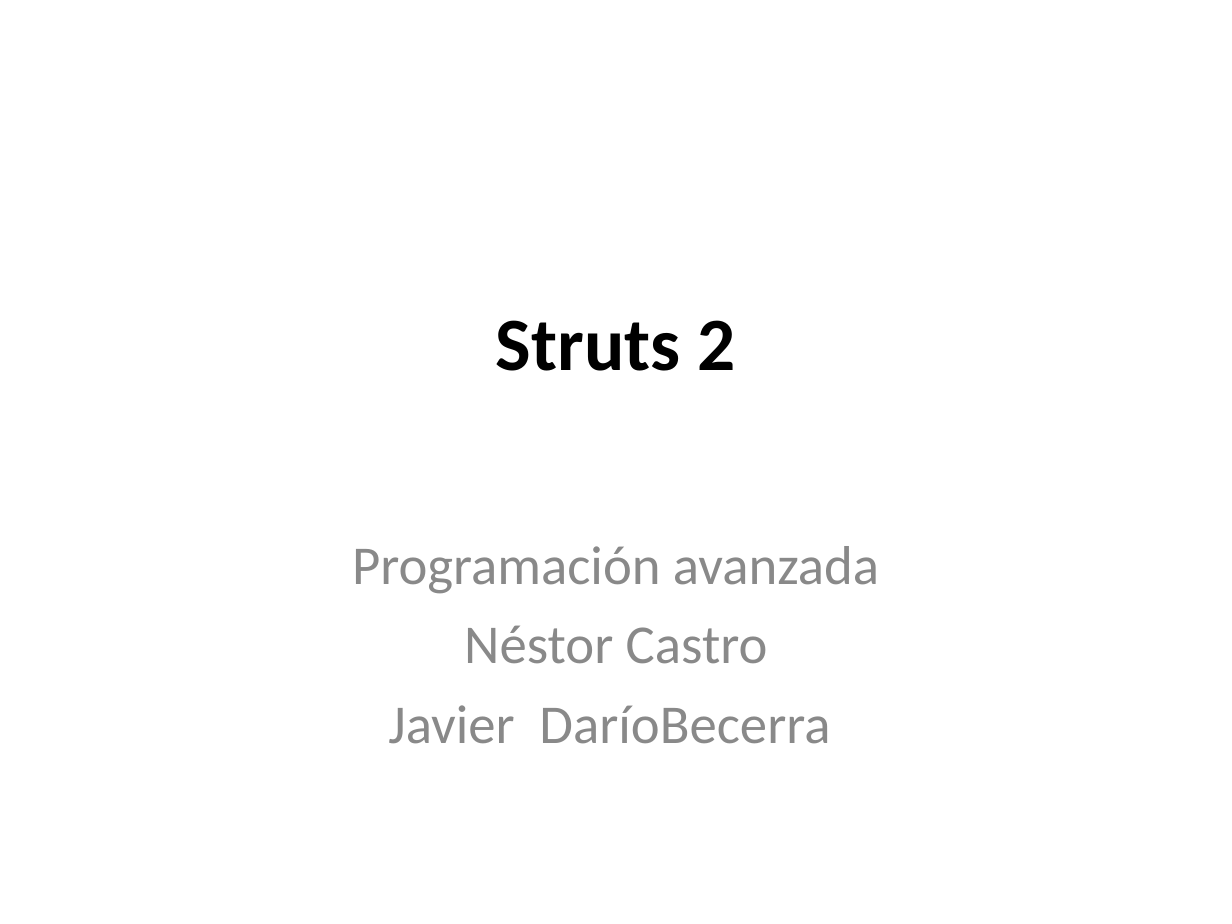
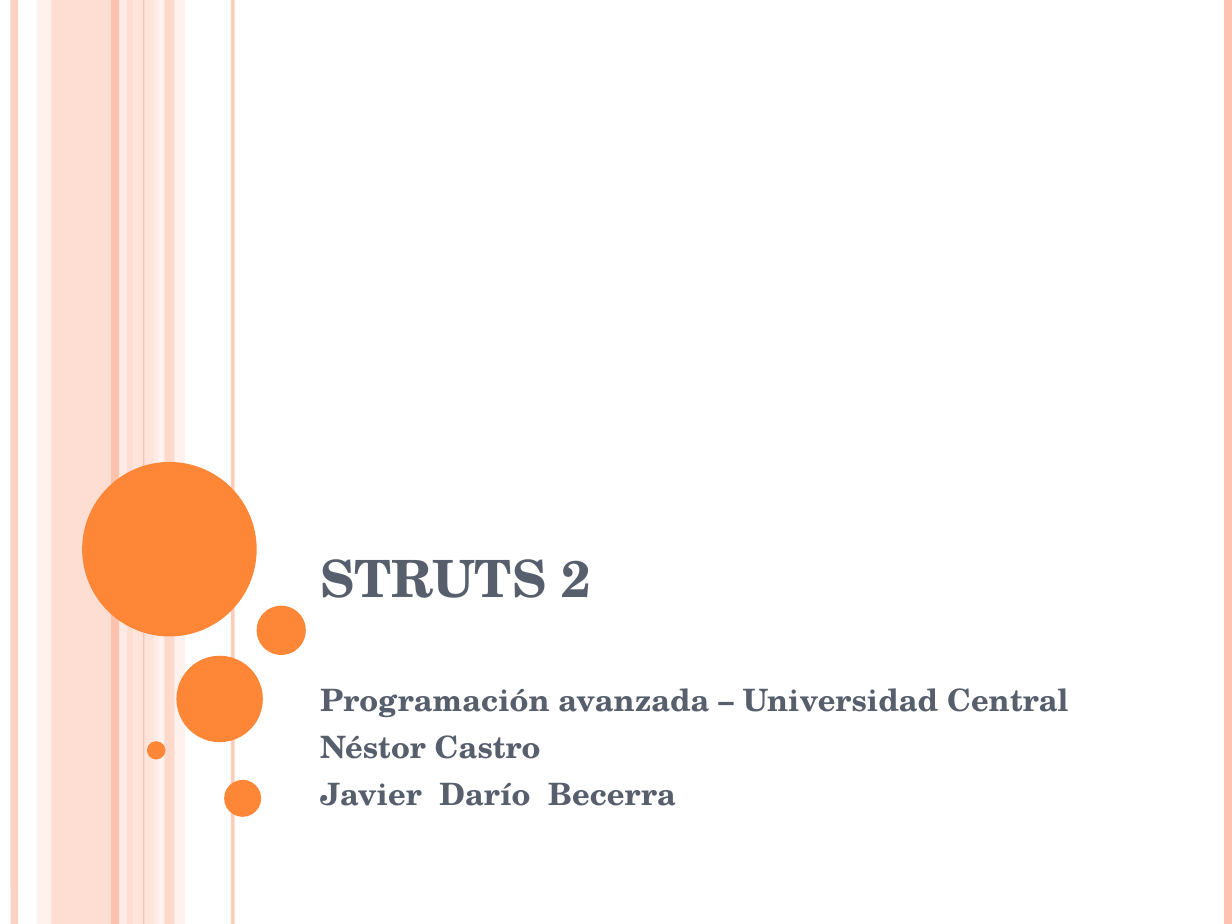
Before and after one commit to jbecerrao1/Proyecto_Avanzada, a slide deck: slide 1 of Presentacion_Exposicion/Struts 2.ppt. Drawn at 1232x924 pixels with LibreOffice and Linux fonts; fonts in the diff are those of the drawing. Boxes give left, top, right and bottom in pixels: in the first picture for what was removed or moved away, otherwise in the second. Text is boxed around its words. In the diff, an @@ line names an element or a change of style, - is before the commit and + after.

Commit message:
Actualización presentacion Struts 2

```diff
--- a/Presentacion_Exposicion/Struts 2.ppt
+++ b/Presentacion_Exposicion/Struts 2.ppt
@@ line added from (15, 0) to (15, 924), #FEC3AE 4.51 pt @@
@@ rectangle added at <box>37,0,51,924</box>, fill #FFD9CE at 36% opacity @@
@@ rectangle added at <box>52,0,134,924</box>, fill #FEC3AE at 54% opacity @@
@@ line added from (115, 0) to (115, 924), #FEC3AE 4.51 pt @@
@@ line added from (123, 0) to (123, 924), #FFEDE8 4.51 pt @@
@@ rectangle added at <box>133,0,158,924</box>, fill #FFD9CE at 70% opacity @@
@@ line added from (144, 0) to (144, 924), #FEC3AE 0.74 pt @@
@@ rectangle added at <box>154,0,185,924</box>, fill #FFEDE8 at 71% opacity @@
@@ rectangle added at <box>164,0,174,924</box>, fill #FEC3AE at 51% opacity @@
@@ line added from (233, 0) to (233, 924), #FEC3AE 2.24 pt @@
@@ line added from (1228, 0) to (1228, 924), #FEC3AE 4.51 pt @@
@@ title "STRUTS 2" at <box>320,559,590,598</box>: vertical alignment middle to bottom @@
@@ ellipse added at <box>83,462,257,637</box>, fill #FE8637 @@
@@ title at <box>320,559,590,598</box>: text changed; size 44 to 30 pt; font Calibri to TeX Gyre Schola; text colour #000000 to #575F6D @@
-Struts 2
+STRUTS 2
@@ ellipse added at <box>256,606,306,655</box>, fill #FE8637 @@
@@ ellipse added at <box>176,655,262,742</box>, fill #FE8637 @@
@@ subtitle "Programación avanzada – Universidad Central": place and size @@
-subtitle "Programación avanzada – Universidad Central" at <box>352,546,879,744</box>
+subtitle "Programación avanzada – Universidad Central" at <box>320,688,1068,806</box>
@@ subtitle at <box>320,688,1068,717</box>: text changed; size 32 to 18 pt; font Calibri to TeX Gyre Schola; text colour #898989 to #575F6D; bold on @@
-Programación avanzada
+Programación avanzada – Universidad Central
@@ ellipse added at <box>147,742,165,760</box>, fill #FE8637 @@
@@ subtitle at <box>320,735,541,759</box>: size 32 to 18 pt, font Calibri to TeX Gyre Schola, text colour #898989 to #575F6D, bold on in "Néstor Castro"; alignment centre to left; less space between paragraphs @@
@@ ellipse added at <box>224,780,261,817</box>, fill #FE8637 @@
@@ subtitle at <box>320,783,676,806</box>: text changed; size 32 to 18 pt; font Calibri to TeX Gyre Schola; text colour #898989 to #575F6D; bold on @@
-Javier DaríoBecerra
+Javier Darío Becerra
```
Also in this commit, not shown: 11 slides added, 1 slide removed.
